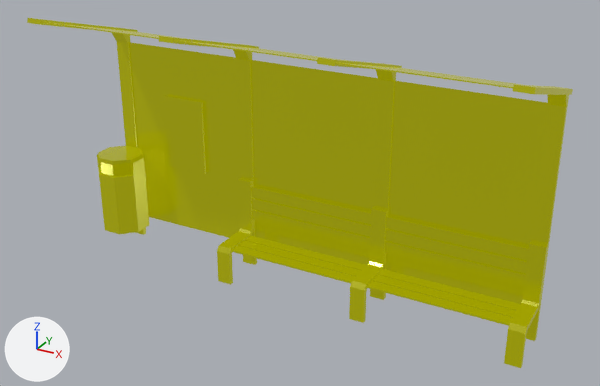
A saved change to the glTF model public/models/bus-stop.glb.
The view is the same before and after, from a 50 mm camera at (3.81, -7.19, 4.61) aimed at (0.15, -0.54, 1.28). Every picture has the same lights, and +X, +Y and +Z are marked at lower left. Where no turn or scale is listed for an object, it has been applied to the vertices.

The first picture shows 'bus-stop'.
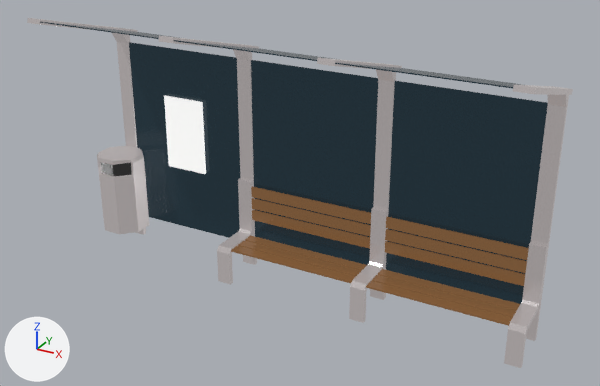
Pixel boxes (x1, y1, x2, y2) of what changed, in the pictures (600 x 386 px):
```json
{"object": "bus-stop", "change": "recoloured", "before": [27, 18, 573, 368], "after": [27, 18, 573, 368]}
```

The change, as JSON lines over the scene's bpy script:
```json
{"op": "add", "block": "img_base", "code": ["img_base = load_image('base', '_unpacked/base', 1024, 1024, 'sRGB')"]}
{"op": "add", "block": "mat_lowpoly_colors_001", "code": ["mat_lowpoly_colors_001 = bpy.data.materials.new('LOWPOLY-COLORS.001')", "# uses the picture img_base"]}
{"block": "me_bus_stop", "where": "me_bus_stop.from_pydata(...)  # 286 vertices, 464 faces; spans x -2.63..2.5, y -1.3..0.16, z 0.0..2.9"}
{"op": "remove", "block": "me_bus_stop", "code": "me_bus_stop.materials.append(mat_lowpoly_colors)"}
{"op": "add", "block": "me_bus_stop", "code": "me_bus_stop.materials.append(mat_lowpoly_colors_001)"}
```
